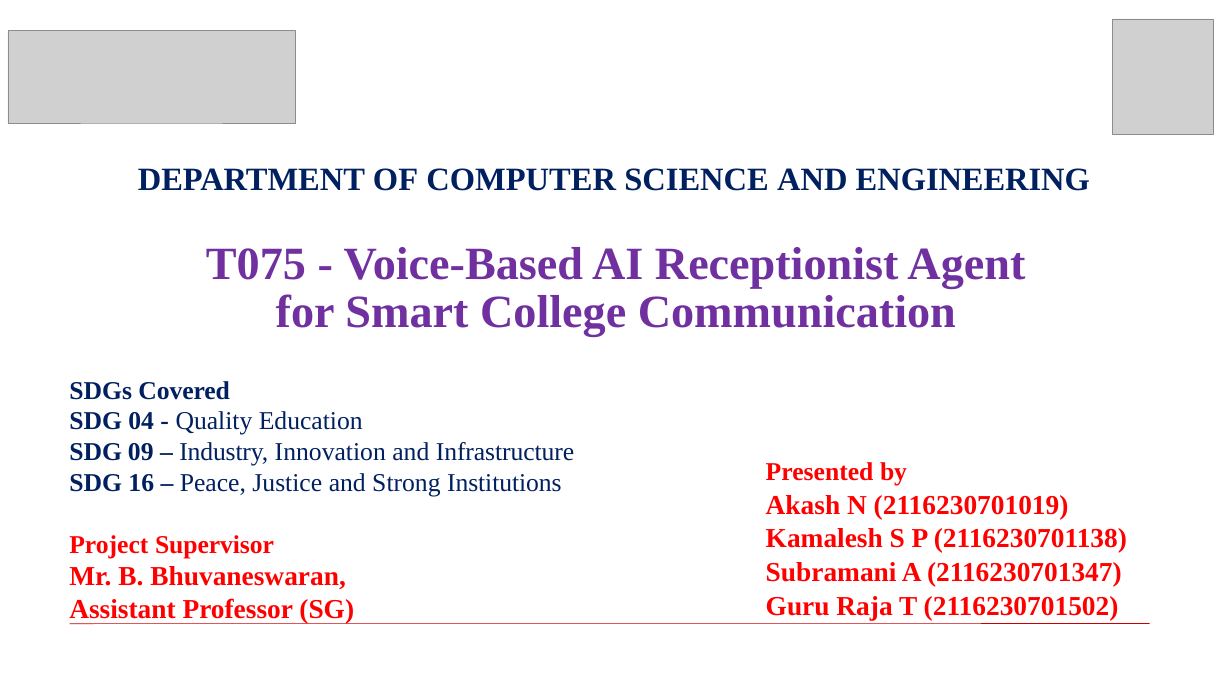
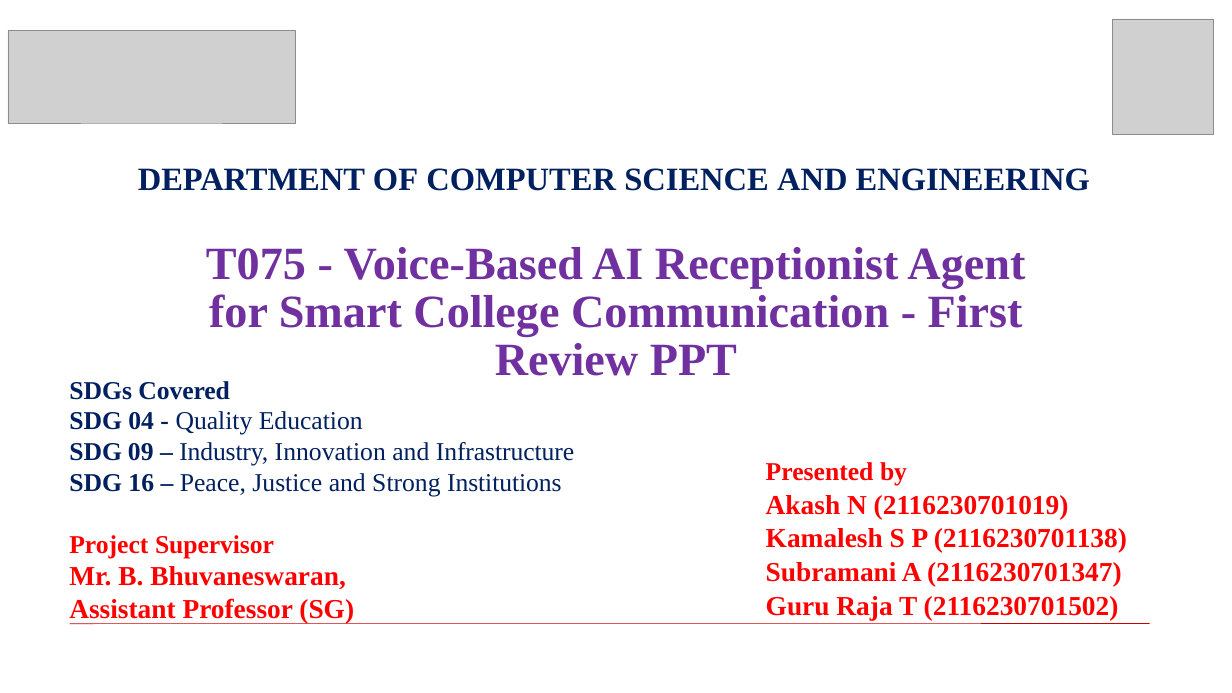
Before and after one commit to Kamalesh-Suresh-Kumar/REC-Voice-AI-Receptionist, a slide deck: slide 1 of Docs/T076-CS23721-Project-Phase-I/PPT & Other Things/T075_Voice-Based_AI_Receptionist_Agent_First_Review.pptx. Drawn at 1232x693 pixels with LibreOffice and Linux fonts; fonts in the diff are those of the drawing; grey boxes stand for pictures; background and template pictures are left out. Boxes give left, top, right and bottom in pixels: in the first picture for what was removed or moved away, otherwise in the second. Text is boxed around its words. In the diff, an @@ line names an element or a change of style, - is before the commit and + after.

Commit message:
added second review docs

```diff
--- a/Docs/T076-CS23721-Project-Phase-I/PPT & Other Things/T075_Voice-Based_AI_Receptionist_Agent_First_Review.pptx
+++ b/Docs/T076-CS23721-Project-Phase-I/PPT & Other Things/T075_Voice-Based_AI_Receptionist_Agent_First_Review.pptx
@@ title at (x1=206, y1=247, x2=1025, y2=376): text changed @@
-T075 - Voice-Based AI Receptionist Agent for Smart College Communication
+T075 - Voice-Based AI Receptionist Agent for Smart College Communication - First Review PPT
```
Also in this commit, not shown: 11 other files.
